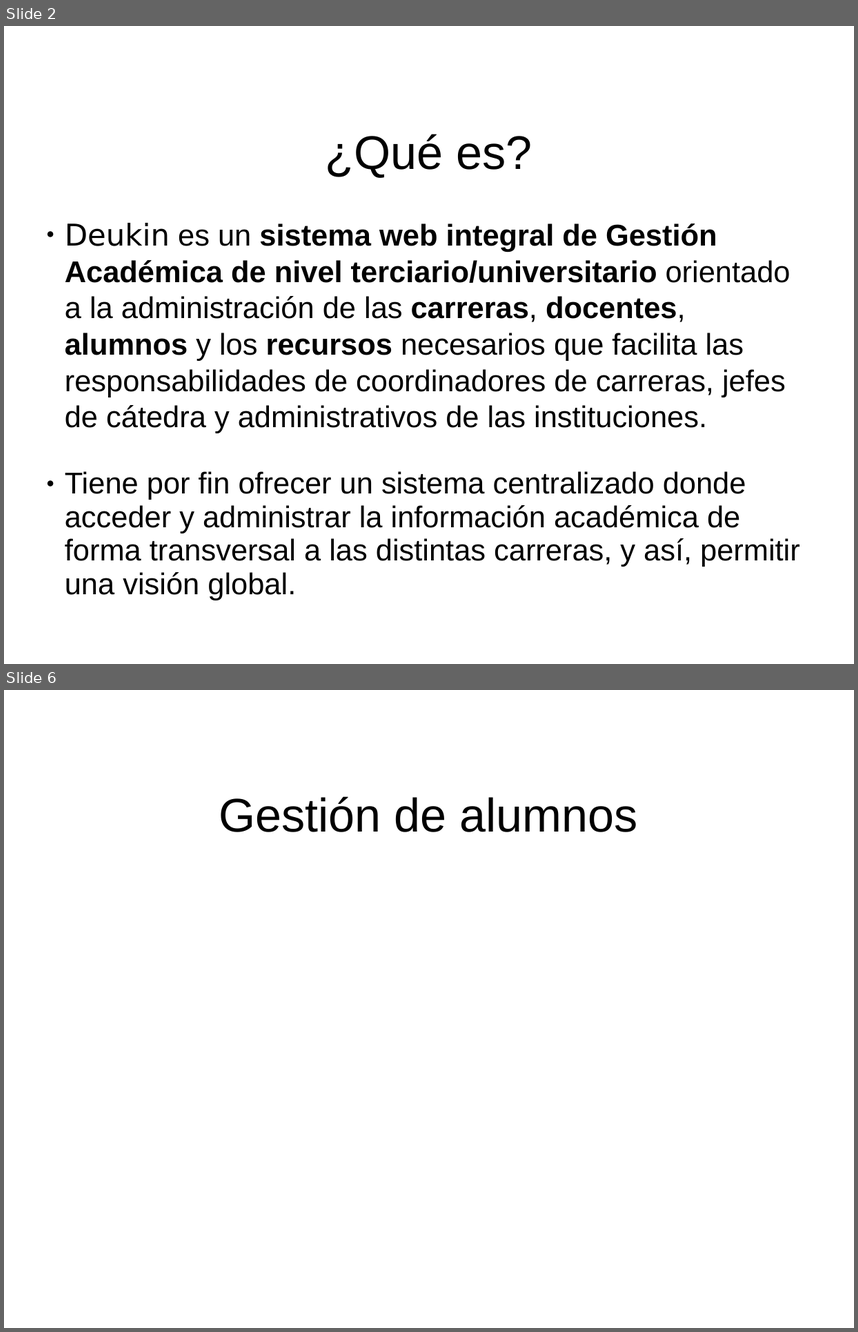
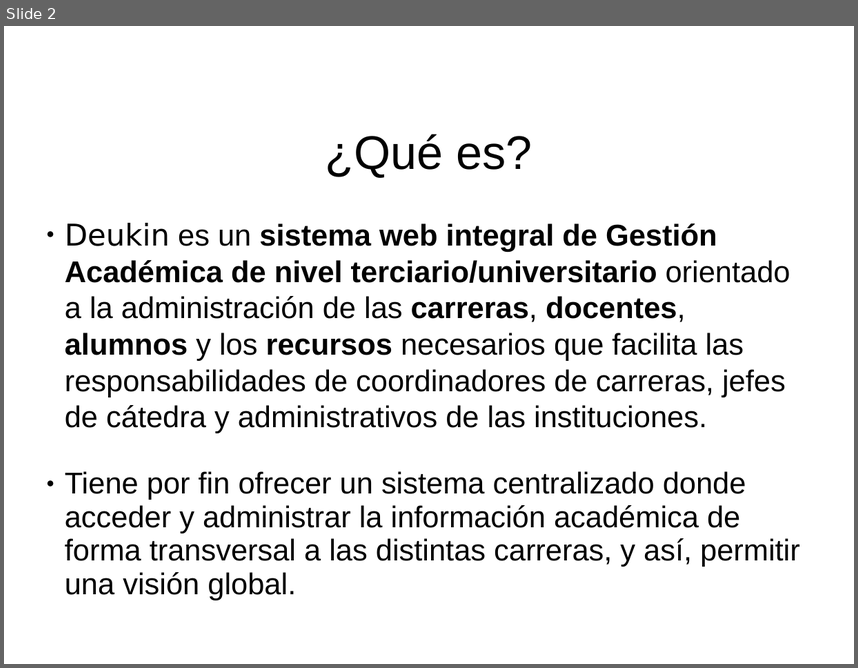
Before and after one commit to afichera/deukin, a slide deck: presentación.ppt. Shown one above the other, each under a label of ours: slides 2 and 6 before the commit, slide 2 after it; the slides between them are not shown. The pictures are 858x1332 and 858x668 pixels, drawn with LibreOffice and Linux fonts; fonts in the diff are those of the drawing; background and template pictures are left out. Boxes give left, top, right and bottom in pixels: in the first picture for what was removed or moved away, otherwise in the second. Text is boxed around its words. In the diff, an @@ line names an element or a change of style, - is before the commit and + after.

```diff
--- a/presentación.ppt
+++ b/presentación.ppt
@@ slide 6 removed at box(4, 690, 854, 1328), background #FFFFFF @@
@@ title removed at box(219, 796, 638, 832) @@
-Gestión de alumnos
```
Also in this commit, not shown: 6 slides changed, 2 slides added, 2 other slides removed.
